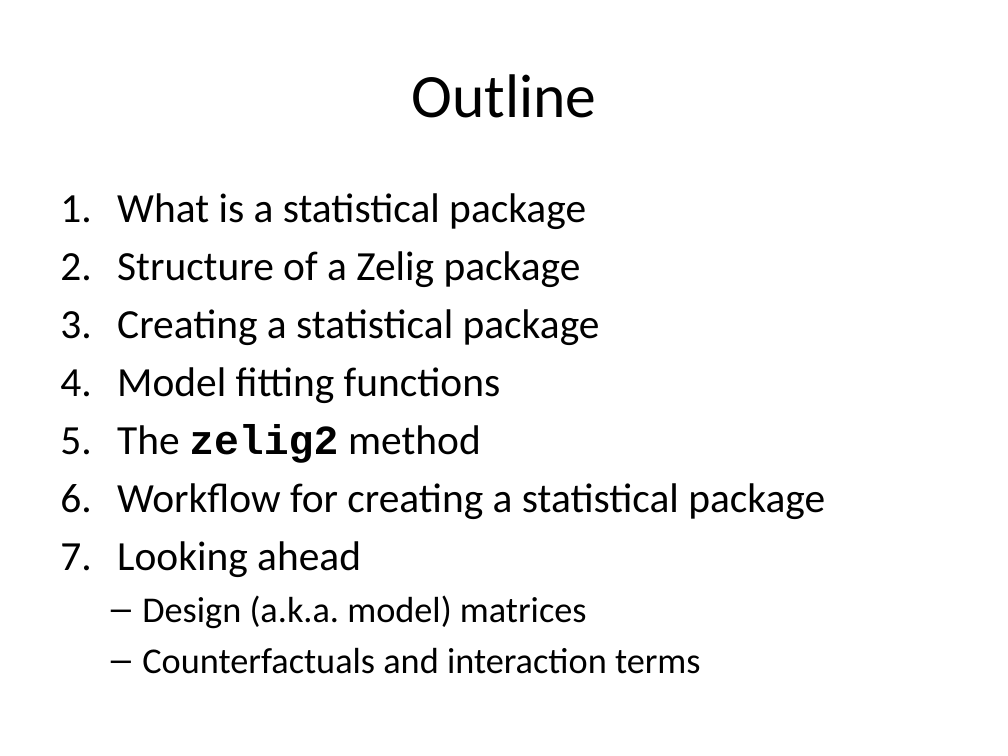
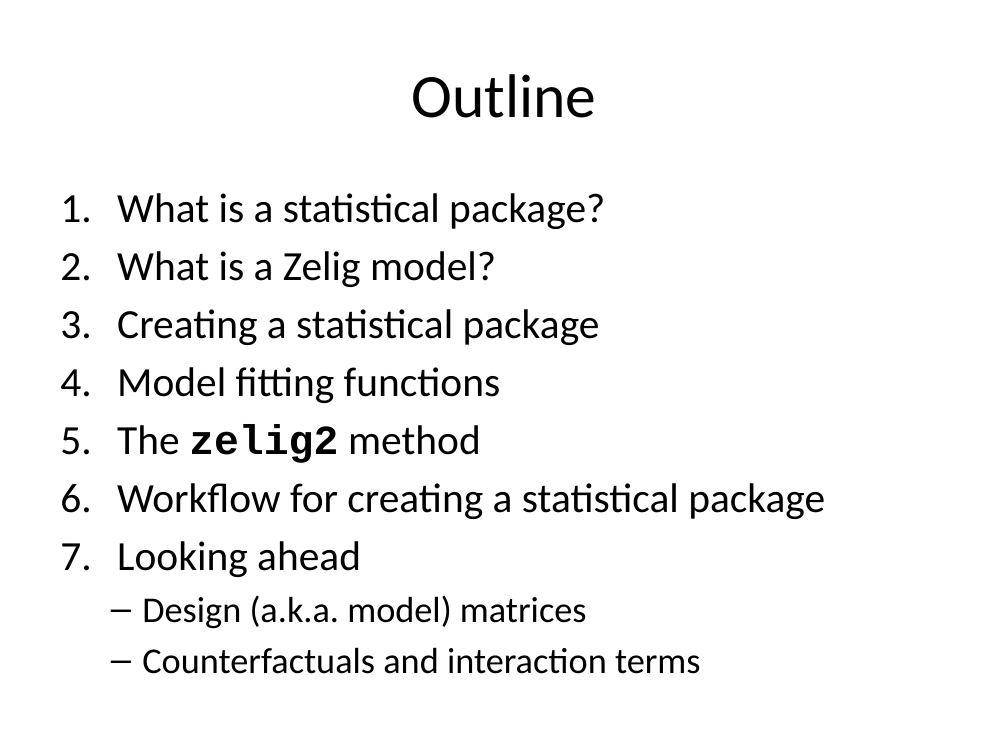
Before and after one commit to IQSS/Zelig4-Documentation, a slide deck: slide 2 of January-Class/Zelig_1_regressions.pptx. Drawn at 1008x756 pixels with LibreOffice and Linux fonts; fonts in the diff are those of the drawing. Boxes give left, top, right and bottom in pixels: in the first picture for what was removed or moved away, otherwise in the second. Text is boxed around its words. In the diff, an @@ line names an element or a change of style, - is before the commit and + after.

```diff
--- a/January-Class/Zelig_1_regressions.pptx
+++ b/January-Class/Zelig_1_regressions.pptx
@@ text at <box>117,193,605,287</box>: text changed @@
-1. What is a statistical package
-2. Structure of a Zelig package
+1. What is a statistical package?
+2. What is a Zelig model?
```
Also in this commit, not shown: 13 other slides changed, 3 slides added, 1 slide removed, 2 other files.
